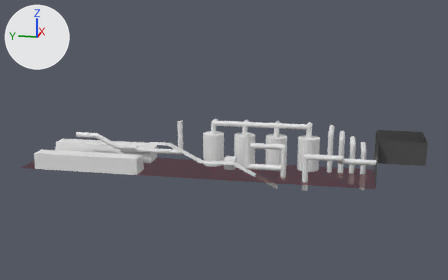
Two versions of the Blender file Assets/Arting/Model/Level2.blend, one commit apart.
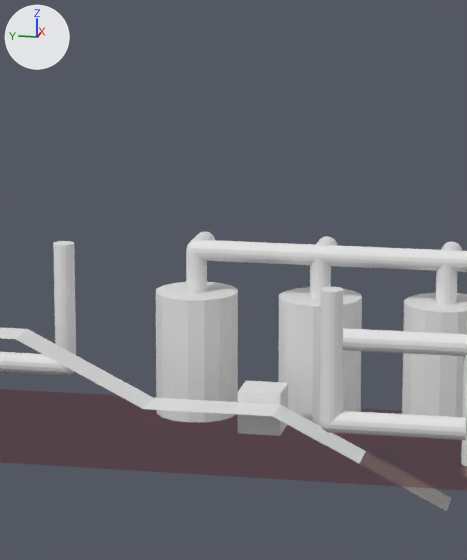
Each version appears first whole from a camera (50 mm lens) standing at (-108.6, 9.5, 28.9) and looking at (0.8, 31.3, 1.6), and next in a close-up on the part from 37% to 63% of the width and 21% to 72% of the height. The lights are fixed; the arrows at upper left show +X, +Y and +Z.
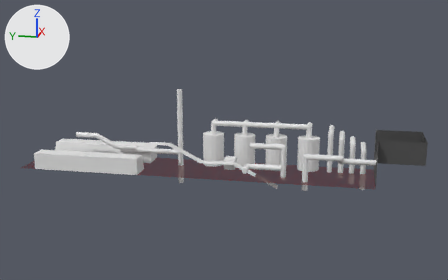
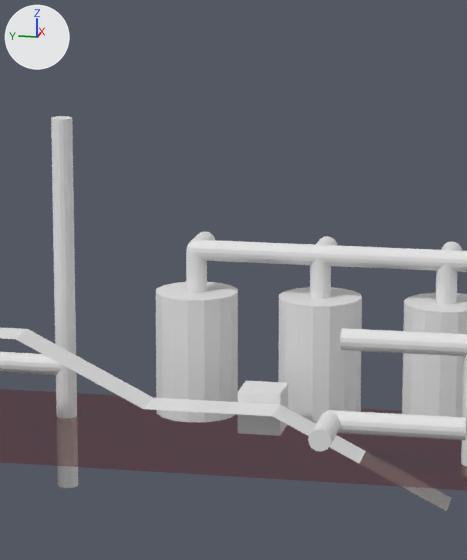
Commit message: Adjust some pipes to make more sense.

Location of each change, (x1, y1, x2, y2) in pixels of the close-ups (467 x 560 px):
'Cylinder.025', rescaled (17% wider, 191% taller)
    before: (53, 241, 76, 368)
    after: (51, 116, 78, 488)
'Cylinder.006', moved, turned, rescaled
    before: (320, 287, 343, 424)
    after: (308, 411, 340, 452)

What the commit changed:
Object 'Cylinder.006' (ob_cylinder_006) moves from (-5.0, 26.0, 1.5) to (-6.5, 26.0, -1.5).
Object 'Cylinder.006' (ob_cylinder_006) turns from (0, 0, 0) to (0, 90, 0) degrees about x, y and z.
Object 'Cylinder.006' (ob_cylinder_006) is rescaled from (1.0, 1.0, 1.0) to (1.0, 1.0, 0.5).
Object 'Cylinder.025' (ob_cylinder_025) is rescaled from (1.0, 1.0, 1.0) to (1.0, 1.0, 3.0).
